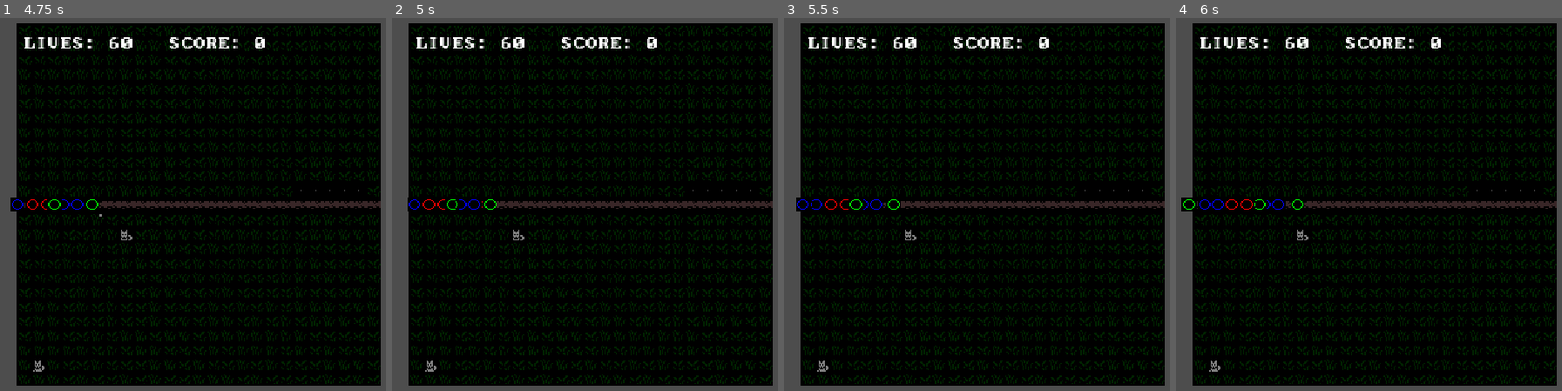
Above: before the commit, frames 1-4 (left to right).
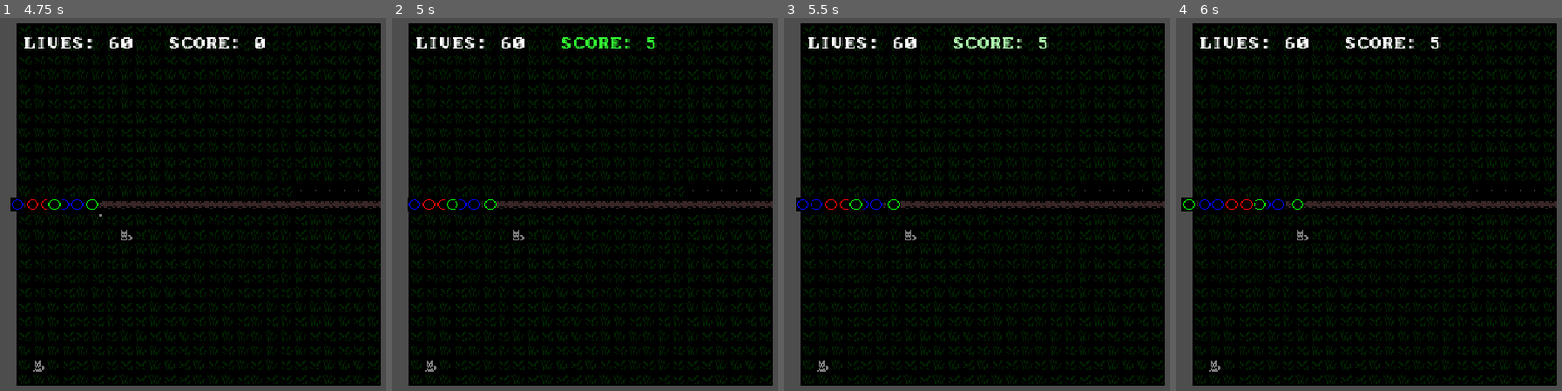
Above: after the commit, the same moments.

Repository: wonderzombie/godot-bubbles-td
Game: Godot game, scene res://assets/main.tscn
Two runs of this game, one before a commit and one after it. Both use one fixed random seed, a clock stepped at 60 frames per second and the inputs below.
Inputs (mouse positions are in pixels of both pictures, inside the frame that each line leads up to):
- Up to frame 1 (4.75 s): tap Enter at 0.5, 2, 3.5 s; move the mouse to (351, 185) at 0.52 s; hold 1 (first_balloon) 0.53-1.28 s; click (351, 185) at 0.67 s; tap Space (next_round) at 1.25, 1.35, 2.75, 4.35 s; move the mouse to (57, 223) at 1.27 s; click (57, 223) at 1.42 s; move the mouse to (270, 118) at 2.02 s; hold 2 (second_balloon) 2.03-2.78 s; click (270, 118) at 2.17 s; move the mouse to (162, 282) at 2.77 s; tap 3 (third_balloon) at 2.85 s; click (162, 282) at 2.92 s; move the mouse to (outside the picture) at 3.52 s; hold 1 (first_balloon) 3.53-4.28 s; click (outside the picture) at 3.67 s; move the mouse to (outside the picture) at 4.27 s; click (outside the picture) at 4.42 s
- Up to frame 2 (5 s): no input
- Up to frame 3 (5.5 s): move the mouse to (1015, 204) at 5.02 s; hold 2 (second_balloon) from 5.03 s (still down); click (1015, 204) at 5.17 s
- Up to frame 4 (6 s): move the mouse to (1268, 107) at 5.77 s; release 2 (second_balloon) at 5.78 s; tap 3 (third_balloon) at 5.85 s; click (1268, 107) at 5.92 s

Frame 1 is identical in both runs. In frame 2, 0.4% of the frame differs, in the area x 23-69%, y 5-51%; in frame 3, 0.3%; in frame 4, less than 0.1%.

Commit message:
fix signal types

Diff:
--- a/scripts/bubble.gd
+++ b/scripts/bubble.gd
@@ -68,8 +68,8 @@
 	hit.tween_property(self, "modulate:a", 0.0, 0.5)
 	hit.tween_callback(self.queue_free)
 
-	pop.emit(self.stats)
+	pop.emit(self)
 
 func check_escaped() -> void:
 	if self.position == destination:
-		self.escaped.emit(self, self.stats.value)
+		self.escaped.emit(self)
